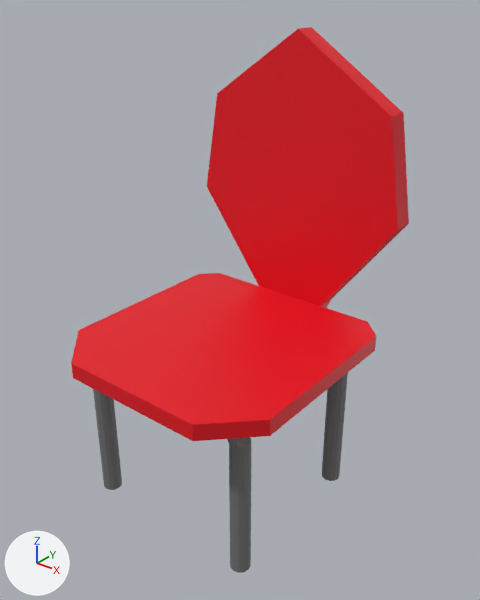
The FBX model Assets/Art/Models/Map/Restaurant/Silla.fbx: old version first, new version second.
Camera for both pictures: a 50 mm lens placed at (-6.077, 35.825, 6.931), pointed at (-7.051, 37.043, 6.175). Every picture has the same lights, and +X, +Y and +Z are marked at lower left. Where no turn or scale is listed for an object, it has been applied to the vertices.

The first picture shows 'Patas_Silla', 'Silla_1'.
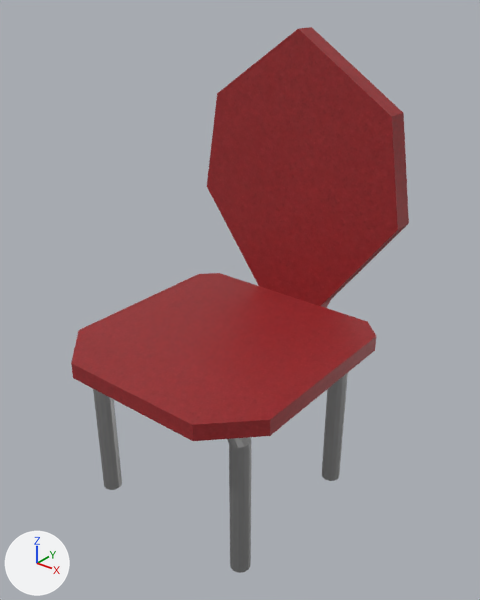
The newer file is also turned or shifted as a whole; pictures and numbers use the older file's frame.

Where the change shows, as pixel boxes [x1, y1, x2, y2] in the pictures (480 x 600 px):
'Silla_1', recoloured
    both: [71, 27, 409, 441]

The change, as a list of edits to the scene's bpy script:
```text
Add img_texture_colchon_jpg:
    img_texture_colchon_jpg = load_image('Texture_Colchon.jpg', '_unpacked/Texture_Colchon.jpg', 1024, 1024, 'sRGB')
Add mat_colchon:
    mat_colchon = principled_material('Colchon')
    mat_colchon.texture = img_texture_colchon_jpg
Change me_plane_019:
    where me_plane_019.from_pydata(...)  # 36 vertices, 28 faces; spans x -0.321..0.324, y -0.456..0.261, z -0.164..0.623
    remove me_plane_019.materials.append(mat_material_011)  # red #e7061b
    add me_plane_019.materials.append(mat_colchon)  # picture img_texture_colchon_jpg
```
